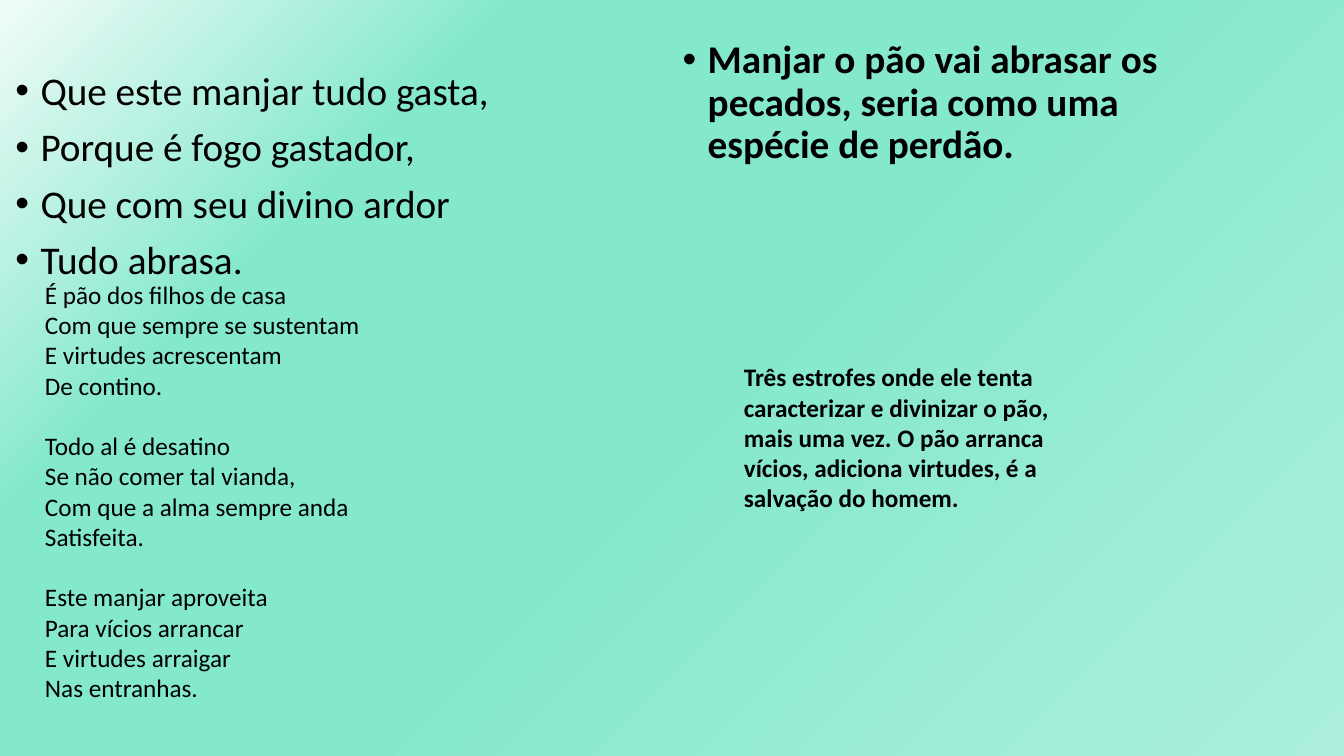
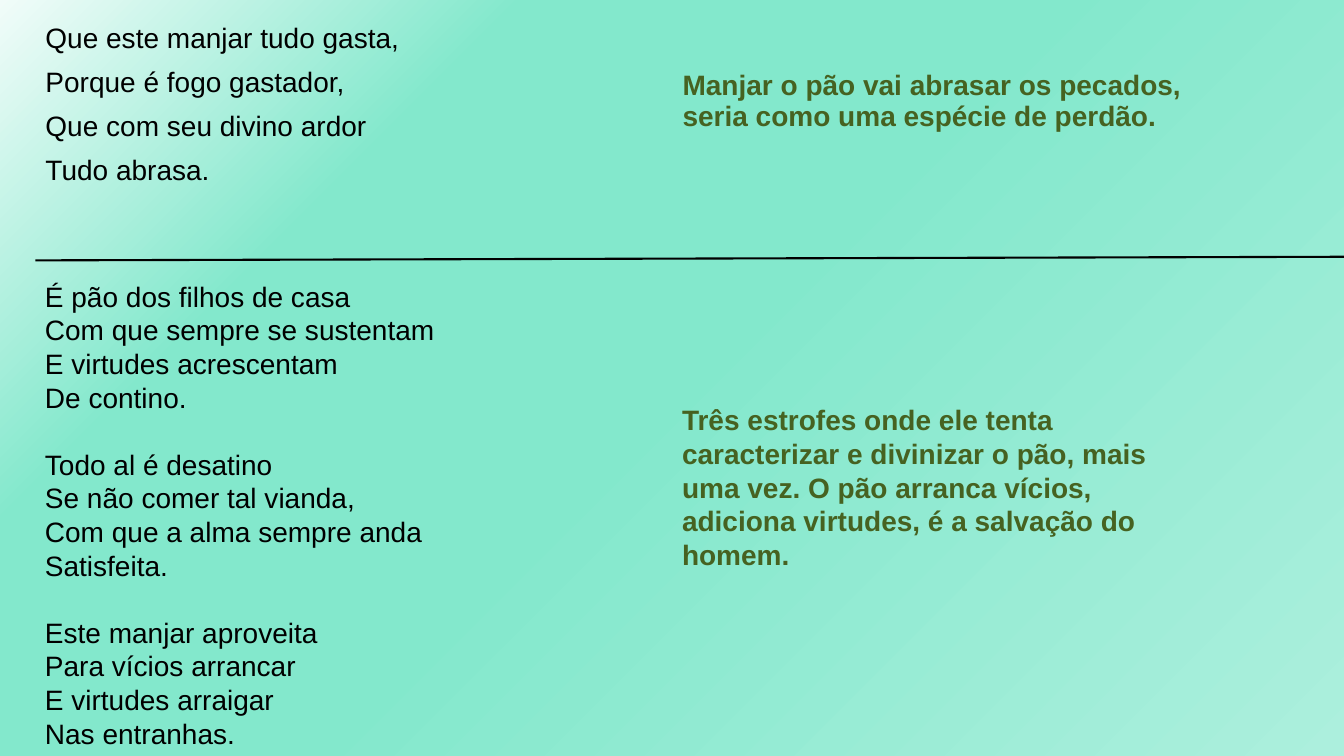
Before and after one commit to GabrielDSS0/ETEC-Coisas-Escolares, a slide deck: slide 5 of 1 etim ds 2022/LPL/Padre José de Anchieta - Poema/Ao Santíssimo Sacramento.pptx. Drawn at 1344x756 pixels with LibreOffice and Linux fonts; fonts in the diff are those of the drawing. Boxes give left, top, right and bottom in pixels: in the first picture for what was removed or moved away, otherwise in the second. Text is boxed around its words. In the diff, an @@ line names an element or a change of style, - is before the commit and + after.

```diff
--- a/1 etim ds 2022/LPL/Padre José de Anchieta - Poema/Ao Santíssimo Sacramento.pptx
+++ b/1 etim ds 2022/LPL/Padre José de Anchieta - Poema/Ao Santíssimo Sacramento.pptx
@@ text "Que este manjar tudo gasta,": place and size @@
-text "Que este manjar tudo gasta," at bbox=[41, 77, 489, 284]
+text "Que este manjar tudo gasta," at bbox=[45, 27, 399, 181]
@@ text "Que este manjar tudo gasta," at bbox=[45, 27, 399, 181]: size 28 to 20 pt, font Calibri to Arial; bullet • to none @@
@@ text "Manjar o pão vai abrasar ...": place and size @@
-text "Manjar o pão vai abrasar ..." at bbox=[708, 45, 1158, 164]
+text "Manjar o pão vai abrasar ..." at bbox=[683, 74, 1180, 131]
@@ text "Manjar o pão vai abrasar ..." at bbox=[683, 74, 1180, 131]: size 28 to 20 pt, font Calibri to Arial, text colour #000000 to #466221; bullet • to none @@
@@ line added from (35, 260) to (1344, 257), #000000 1.5 pt @@
@@ text "É pão dos filhos de ..." at bbox=[45, 285, 434, 745]: size 18 to 20 pt, font Calibri to Arial @@
@@ text "Três estrofes onde ele tenta ...": place and size @@
-text "Três estrofes onde ele tenta ..." at bbox=[744, 368, 1049, 512]
+text "Três estrofes onde ele tenta ..." at bbox=[682, 409, 1146, 566]
@@ text "Três estrofes onde ele tenta ..." at bbox=[682, 409, 1146, 566]: size 18 to 20 pt, font Calibri to Arial, text colour #000000 to #466221 @@
```
Also in this commit, not shown: 14 other slides changed, 2 slides added.
